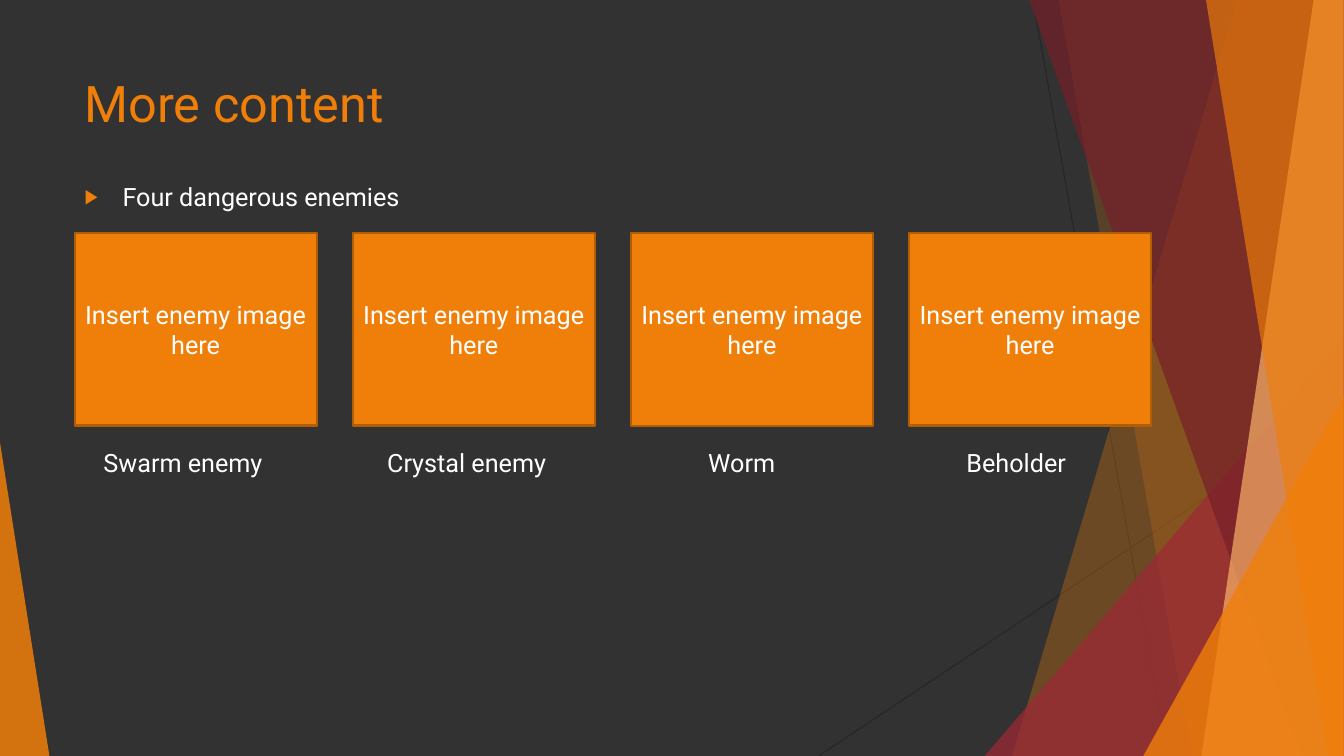
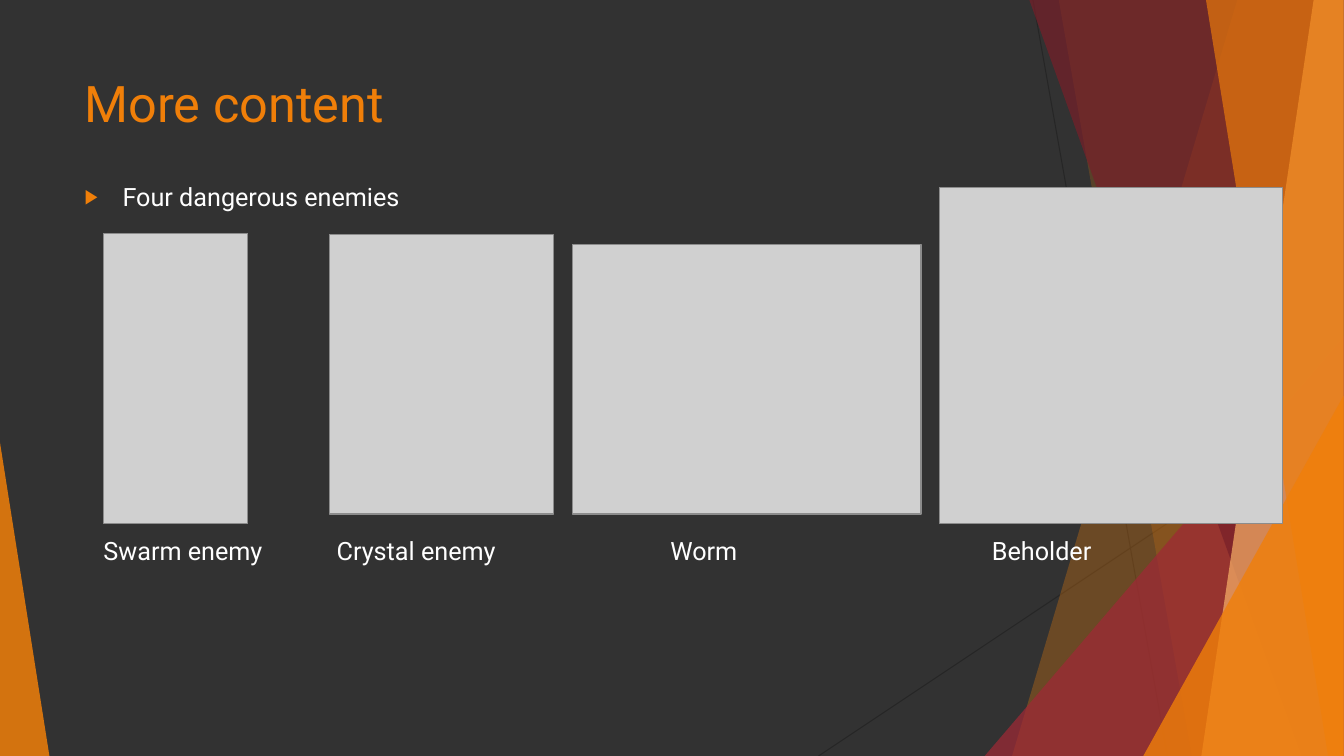
Before and after one commit to isurakka/game-programming-project, a slide deck: slide 7 of TopdownGame.pptx (slide 6 before the commit). Drawn at 1344x756 pixels with LibreOffice and Linux fonts; fonts in the diff are those of the drawing; grey boxes stand for pictures. Boxes give left, top, right and bottom in pixels: in the first picture for what was removed or moved away, otherwise in the second. Text is boxed around its words. In the diff, an @@ line names an element or a change of style, - is before the commit and + after.

```diff
--- a/TopdownGame.pptx
+++ b/TopdownGame.pptx
@@ text "Four dangerous enemies" rewrapped from (x1=103, y1=187, x2=1065, y2=478) to (x1=103, y1=187, x2=1091, y2=566) @@
@@ picture added at (x1=940, y1=188, x2=1282, y2=524) @@
@@ rectangle removed at (x1=75, y1=233, x2=317, y2=425) @@
-Insert enemy image here
@@ picture added at (x1=104, y1=233, x2=248, y2=523) @@
@@ picture added at (x1=330, y1=235, x2=554, y2=514) @@
@@ rectangle removed at (x1=353, y1=233, x2=595, y2=425) @@
-Insert enemy image here
@@ rectangle removed at (x1=631, y1=233, x2=873, y2=425) @@
-Insert enemy image here
@@ rectangle removed at (x1=909, y1=233, x2=1151, y2=425) @@
-Insert enemy image here
@@ picture added at (x1=573, y1=244, x2=922, y2=514) @@
```
Also in this commit, not shown: 4 other slides changed, 3 slides added.
